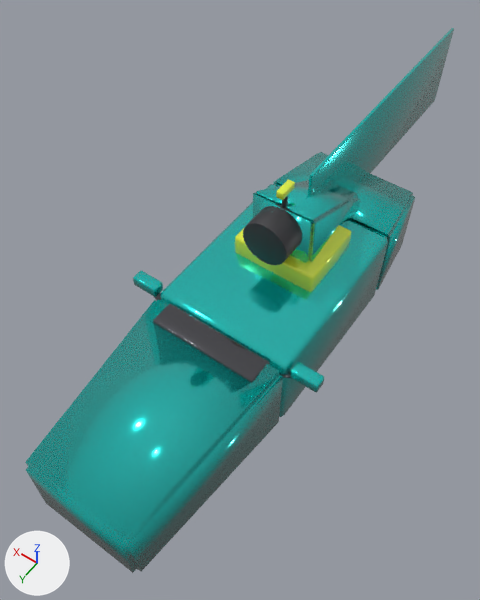
An edit to the glTF model public/models/vehicles/f1/f1_monocoque_t800.glb, drawn before and after from the same camera.
One viewpoint serves both versions: a 50 mm camera at (-1.02, 1.63, 2.89) aimed at (0.09, 0.07, 0.44). The lights are fixed; the arrows at lower left show +X, +Y and +Z. The picture after the commit comes second. Vertices at exactly the same position are counted once.

Names of what the first picture shows: 'F1_Monocoque_T800'.
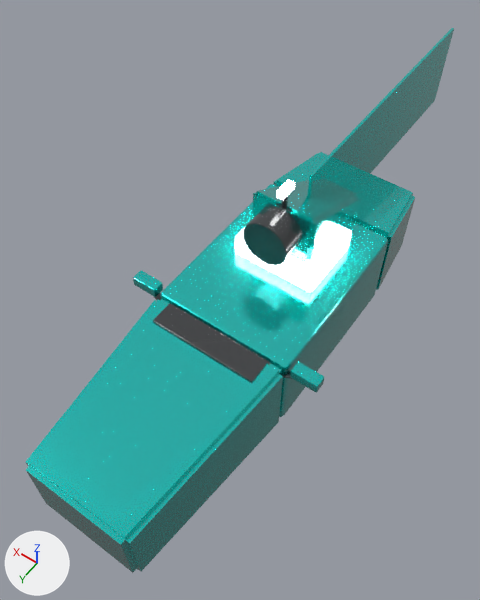
Patch to the scene script:
```diff
--- a/public/models/vehicles/f1/f1_monocoque_t800.glb.py
+++ b/public/models/vehicles/f1/f1_monocoque_t800.glb.py
@@ mat_f1_livery_neonvolt @@
 mat_f1_livery_neonvolt = principled_material('F1_Livery_NeonVolt')
-mat_f1_livery_neonvolt.base_color = (0.82, 0.98, 0.05)  # yellow #eafd3f
+mat_f1_livery_neonvolt.base_color = (0.98, 0.99, 1.0)  # white #fdfeff
 mat_f1_livery_neonvolt.metallic = 0.2
@@ mat_f1_livery_neonvolt @@
 mat_f1_livery_neonvolt.coat_weight = 0.9
+mat_f1_livery_neonvolt.emission_strength = 12.0
@@ me_mesh_f1_monocoque_t800 @@
 # used by ob_f1_monocoque_t800; location = (0.0, 0.0, 0.0)
-me_mesh_f1_monocoque_t800.from_pydata(...)  # 1112 vertices, 2156 faces; spans x -0.48..0.48, y -1.77..1.25, z 0.16..1.06
+me_mesh_f1_monocoque_t800.from_pydata(...)  # 4708 vertices, 9264 faces; spans x -0.48..0.48, y -1.77..1.25, z 0.16..1.06
+# me_mesh_f1_monocoque_t800 part 1: 4 vertices moved within x -0.36..0.14, y -0.12..0.3, z 0.56..0.6; 3596 vertices added at x -0.48..0.48, y -1.77..1.25, z 0.16..1.06
 me_mesh_f1_monocoque_t800.materials.append(mat_f1_livery_petronascyan)
```

Changed parts and their boxes [x1, y1, x2, y2] in the pictures (480 x 600 px):
'F1_Monocoque_T800', recoloured, surface changed
    both: [26, 28, 454, 572]
part 1 of me_mesh_f1_monocoque_t800, reshaped
    after: [26, 28, 452, 573]
